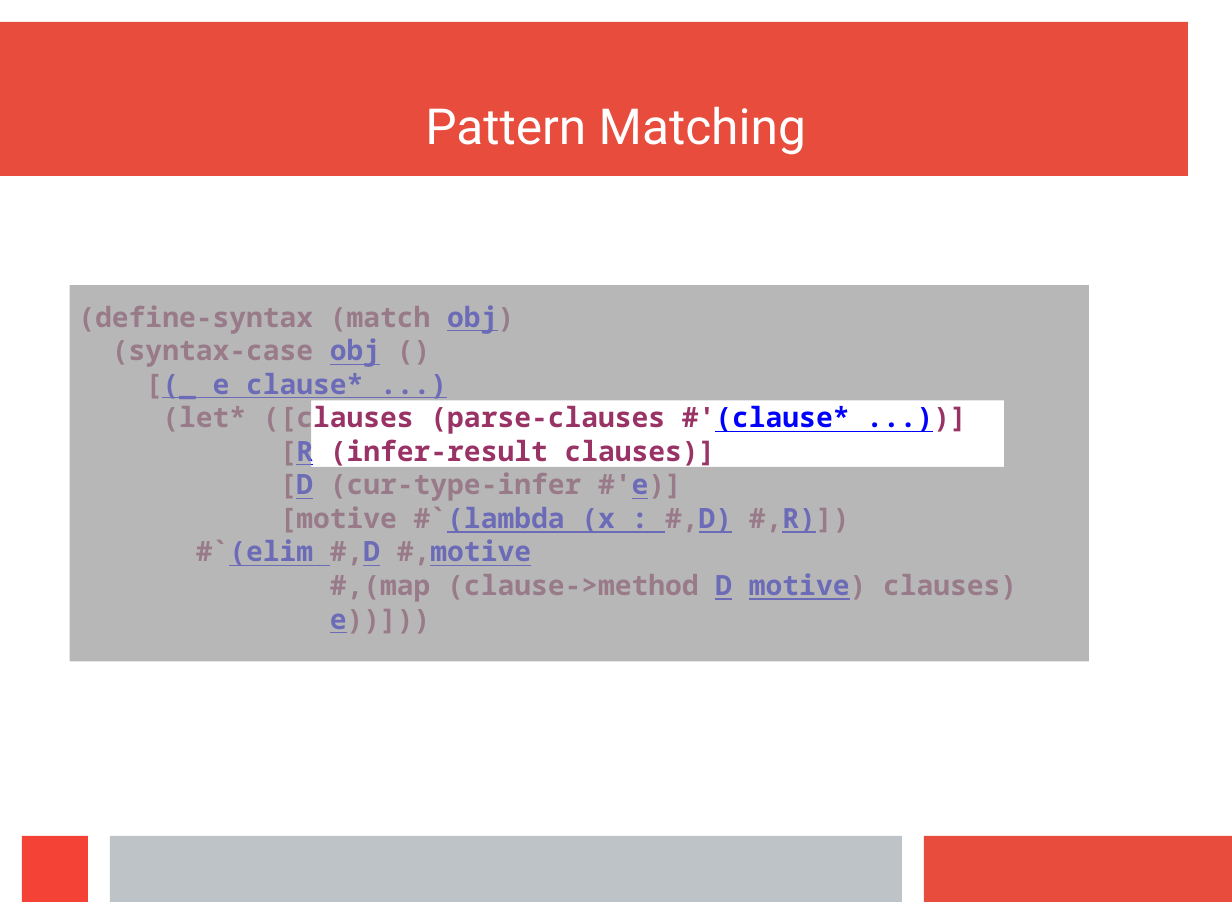
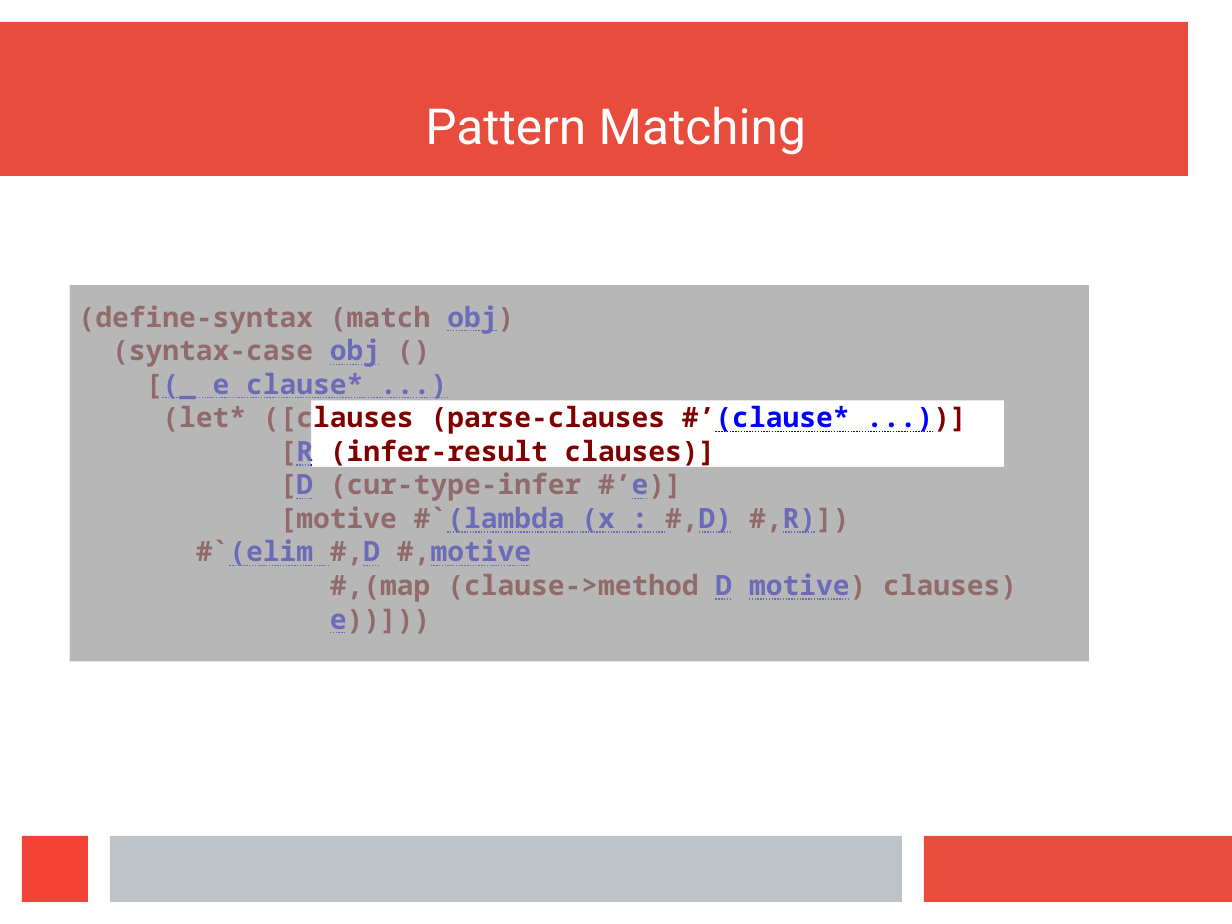
Before and after one commit to wilbowma/cur, a slide deck: slide 28 of hope-2016/slides.odp. Drawn at 1232x924 pixels with LibreOffice and Linux fonts; fonts in the diff are those of the drawing. Boxes give left, top, right and bottom in pixels: in the first picture for what was removed or moved away, otherwise in the second. Text is boxed around its words. In the diff, an @@ line names an element or a change of style, - is before the commit and + after.

Commit message:
Finished match example

```diff
--- a/hope-2016/slides.odp
+++ b/hope-2016/slides.odp
@@ text at [78, 305, 1017, 634]: text colour #993366 to #800000 in "(define-syntax (match obj)", "(syntax-case ()", "[(_", "[R (infer-result clauses)]" and 4 more places @@
@@ text at [162, 401, 850, 435]: text changed; text colour #993366 to #800000 @@
-(let* ([clauses (parse-clauses #'(clause* ...))]
+(let* ([clauses (parse-clauses #’(clause* ...))]
@@ text at [280, 472, 682, 501]: text changed; text colour #993366 to #800000 @@
-[D (cur-type-infer #'e)]
+[D (cur-type-infer #’e)]
```
Also in this commit, not shown: 15 other slides changed, 5 slides added, 9 slides removed.
